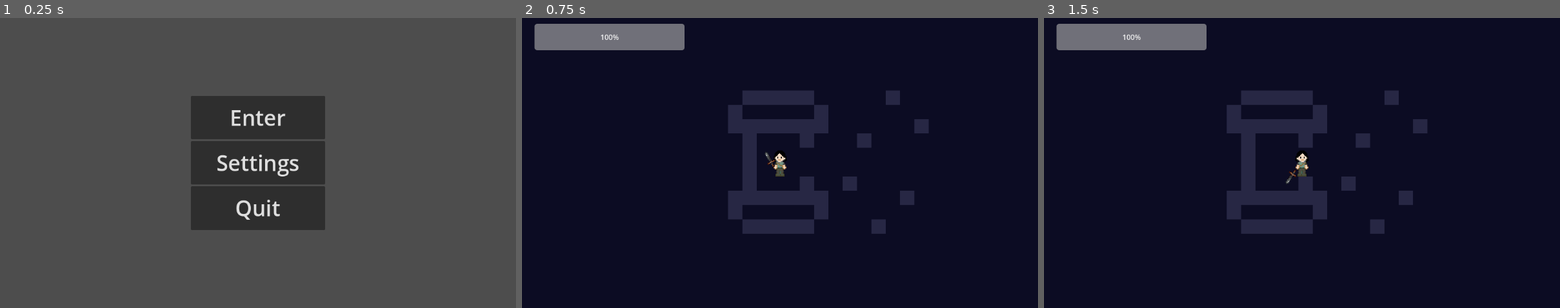
Above: before the commit, frames 1-3 (left to right).
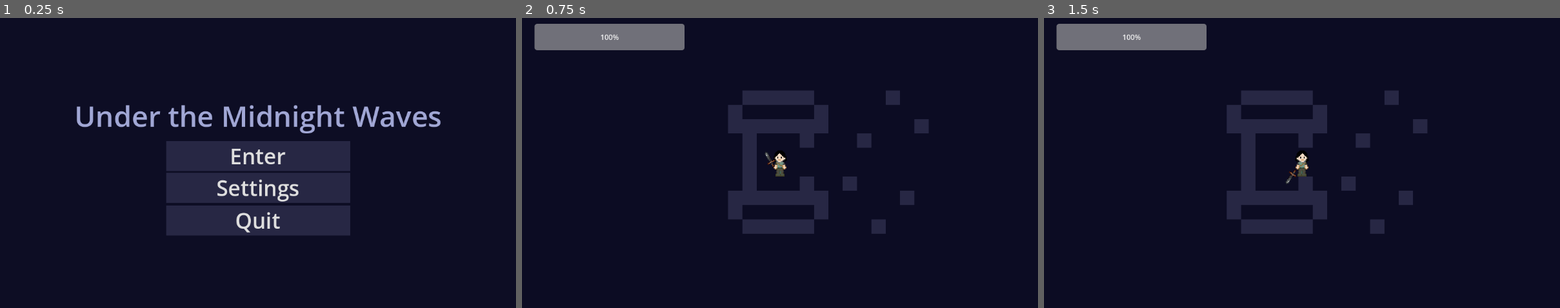
Above: after the commit, the same moments.

Repository: vilu350/Flying-Cats-Studio
Game: Godot game, scene res://scenes/main_menu.tscn
The game is run twice, just before and just after one commit, with the same random seed, the same clock (stepped at 60 frames per second) and the same inputs. The engine's default icon, where the game draws it, is replaced by a stand-in: a white triangle on a blue panel in a dark square.
Inputs (mouse positions are in pixels of both pictures, inside the frame that each line leads up to):
- Up to frame 1 (0.25 s): no input
- Up to frame 2 (0.75 s): click "Enter" at 0.5 s
- Up to frame 3 (1.5 s): tap Enter at 1.25 s; move the mouse to (1415, 148) at 1.27 s; press the mouse at (1415, 148) at 1.28 s; hold D (move_right) from 1.28 s (still down)

The runs differ from the first frame. In frame 1, 94% of the frame differs, in the area x 0-100%, y 0-100%; in frame 2, nothing differs; in frame 3, nothing differs.

Commit message:
added bgm

Diff:
--- a/flying-cats-studio/main_menu.tres
+++ b/flying-cats-studio/main_menu.tres
@@ -1,5 +1,17 @@
-[gd_resource type="Theme" format=3 uid="uid://cp3t3gwqv0hss"]
+[gd_resource type="Theme" load_steps=4 format=3 uid="uid://cp3t3gwqv0hss"]
+
+[sub_resource type="StyleBoxFlat" id="StyleBoxFlat_m86qt"]
+bg_color = Color(0.2634077, 0.2638561, 0.43286964, 1)
+
+[sub_resource type="StyleBoxFlat" id="StyleBoxFlat_qcqu0"]
+bg_color = Color(0.15294118, 0.15294118, 0.26666668, 1)
+
+[sub_resource type="StyleBoxFlat" id="StyleBoxFlat_u88ro"]
+bg_color = Color(0.37903148, 0.3811298, 0.59217614, 1)
 
 [resource]
 Button/font_sizes/font_size = 48
+Button/styles/hover = SubResource("StyleBoxFlat_m86qt")
+Button/styles/normal = SubResource("StyleBoxFlat_qcqu0")
+Button/styles/pressed = SubResource("StyleBoxFlat_u88ro")
 Label/font_sizes/font_size = 32
--- a/flying-cats-studio/project.godot
+++ b/flying-cats-studio/project.godot
@@ -44,15 +44,15 @@
 }
 move_up={
 "deadzone": 0.2,
-"events": [Object(InputEventKey,"resource_local_to_scene":fa …(140 unchanged characters)… d":false,"keycode":0,"physical_keycode":4194320,"key_label":0,"unicode":0,"location":0,"echo":false,"script":null)
-, Object(InputEventKey,"resource_local_to_scene":false,"reso …(131 unchanged characters)… d":false,"keycode":0,"physical_keycode":87,"key_label":0,"unicode":119,"location":0,"echo":false,"script":null)
+"events": [Object(InputEventKey,"resource_local_to_scene":fa …(140 unchanged characters)… d":false,"keycode":0,"physical_keycode":87,"key_label":0,"unicode":119,"location":0,"echo":false,"script":null)
+, Object(InputEventKey,"resource_local_to_scene":false,"reso …(131 unchanged characters)… d":false,"keycode":0,"physical_keycode":4194320,"key_label":0,"unicode":0,"location":0,"echo":false,"script":null)
 , Object(InputEventJoypadMotion,"resource_local_to_scene":false,"resource_name":"","device":-1,"axis":1,"axis_value":-1.0,"script":null)
 ]
 }
 move_down={
 "deadzone": 0.2,
-"events": [Object(InputEventKey,"resource_local_to_scene":fa …(140 unchanged characters)… d":false,"keycode":0,"physical_keycode":4194322,"key_label":0,"unicode":0,"location":0,"echo":false,"script":null)
-, Object(InputEventKey,"resource_local_to_scene":false,"reso …(131 unchanged characters)… d":false,"keycode":0,"physical_keycode":83,"key_label":0,"unicode":115,"location":0,"echo":false,"script":null)
+"events": [Object(InputEventKey,"resource_local_to_scene":fa …(140 unchanged characters)… d":false,"keycode":0,"physical_keycode":83,"key_label":0,"unicode":115,"location":0,"echo":false,"script":null)
+, Object(InputEventKey,"resource_local_to_scene":false,"reso …(131 unchanged characters)… d":false,"keycode":0,"physical_keycode":4194322,"key_label":0,"unicode":0,"location":0,"echo":false,"script":null)
 , Object(InputEventJoypadMotion,"resource_local_to_scene":false,"resource_name":"","device":-1,"axis":1,"axis_value":1.0,"script":null)
 ]
 }
--- /dev/null
+++ b/flying-cats-studio/scenes/main_menu.gdshader
@@ -0,0 +1,14 @@
+shader_type canvas_item;
+
+void vertex() {
+	// Called for every vertex the material is visible on.
+}
+
+void fragment() {
+	// Called for every pixel the material is visible on.
+}
+
+//void light() {
+//	// Called for every pixel for every light affecting the CanvasItem.
+//	// Uncomment to replace the default light processing function with this one.
+//}
--- a/flying-cats-studio/scenes/main_menu.tscn
+++ b/flying-cats-studio/scenes/main_menu.tscn
@@ -6,7 +6,7 @@
 [ext_resource type="Theme" uid="uid://cp3t3gwqv0hss" path="res://main_menu.tres" id="2_rtw2f"]
 [ext_resource type="Script" uid="uid://c7lmsjtar7lsp" path="res://scripts/controls.gd" id="3_bqqt6"]
 [ext_resource type="Script" uid="uid://bfci0f2yap2jj" path="res://scripts/language.gd" id="4_wu84c"]
-[ext_resource type="AudioStream" uid="uid://bnc765c6uxujx" path="res://assets-sound/infinite-amethyst-128-ytshorts.savetube.me.mp3" id="7_oa1go"]
+[ext_resource type="AudioStream" uid="uid://dbnr6anjmpxqj" path="res://assets-sound/727803__metris__underwater-choir-soundscape.wav" id="7_oa1go"]
 
 [node name="MainMenu" type="Control" node_paths=PackedStringArray("menu", "main_settings", "video_settings", "audio_set …(184 unchanged characters)…
 layout_mode = 3
@@ -32,6 +32,16 @@
 controls_button = NodePath("Settings/Control3/Controls")
 language_button = NodePath("Settings/Control4/Language")
 
+[node name="ColorRect" type="ColorRect" parent="."]
+layout_mode = 1
+anchors_preset = 15
+anchor_right = 1.0
+anchor_bottom = 1.0
+grow_horizontal = 2
+grow_vertical = 2
+color = Color(0.050980393, 0.050980393, 0.14117648, 1)
+metadata/_edit_use_anchors_ = true
+
 [node name="Menu" type="VBoxContainer" parent="."]
 visible = false
 custom_minimum_size = Vector2(100, 100)
@@ -45,6 +55,13 @@
 grow_vertical = 2
 metadata/_edit_use_anchors_ = true
 
+[node name="Label" type="Label" parent="Menu"]
+layout_mode = 2
+theme_override_colors/font_color = Color(0.63127995, 0.65436, 0.8366534, 1)
+theme_override_font_sizes/font_size = 64
+text = "Under the Midnight Waves"
+horizontal_alignment = 1
+
 [node name="Control" type="Control" parent="Menu"]
 layout_mode = 2
 size_flags_horizontal = 5
@@ -52,14 +69,17 @@
 
 [node name="Enter" type="Button" parent="Menu/Control"]
 layout_mode = 1
-anchors_preset = 15
-anchor_right = 1.0
-anchor_bottom = 1.0
+anchors_preset = -1
+anchor_left = 0.24908648
+anchor_top = 0.13636364
+anchor_right = 0.7503045
+anchor_bottom = 1.1515151
 grow_horizontal = 2
 grow_vertical = 2
 pivot_offset = Vector2(50, 15.5)
 theme = ExtResource("2_rtw2f")
 text = "Enter"
+metadata/_edit_use_anchors_ = true
 
 [node name="Control2" type="Control" parent="Menu"]
 layout_mode = 2
@@ -68,14 +88,19 @@
 
 [node name="Settings" type="Button" parent="Menu/Control2"]
 layout_mode = 1
-anchors_preset = 15
-anchor_right = 1.0
-anchor_bottom = 1.0
+anchors_preset = -1
+anchor_left = 0.25152254
+anchor_top = 0.14925373
+anchor_right = 0.75274056
+anchor_bottom = 1.1492537
+offset_left = -2.0
+offset_right = -2.0
 grow_horizontal = 2
 grow_vertical = 2
 pivot_offset = Vector2(50, 15.5)
 theme = ExtResource("2_rtw2f")
 text = "Settings"
+metadata/_edit_use_anchors_ = true
 
 [node name="Control3" type="Control" parent="Menu"]
 layout_mode = 2
@@ -84,14 +109,19 @@
 
 [node name="Quit" type="Button" parent="Menu/Control3"]
 layout_mode = 1
-anchors_preset = 15
-anchor_right = 1.0
-anchor_bottom = 1.0
+anchors_preset = -1
+anchor_left = 0.25152254
+anchor_top = 0.17910448
+anchor_right = 0.75274056
+anchor_bottom = 1.1791044
+offset_left = -2.0
+offset_right = -2.0
 grow_horizontal = 2
 grow_vertical = 2
 pivot_offset = Vector2(50, 15.5)
 theme = ExtResource("2_rtw2f")
 text = "Quit"
+metadata/_edit_use_anchors_ = true
 
 [node name="Settings" type="VBoxContainer" parent="."]
 visible = false
@@ -211,10 +241,10 @@
 custom_minimum_size = Vector2(395, 350)
 layout_mode = 1
 anchors_preset = -1
-anchor_left = 0.32855904
-anchor_top = 0.22993827
-anchor_right = 0.67144096
-anchor_bottom = 0.77006173
+anchor_left = 0.24175347
+anchor_top = 0.14969136
+anchor_right = 0.75824654
+anchor_bottom = 0.9984568
 offset_left = 100.0
 offset_top = 100.0
 offset_right = -100.0
--- a/flying-cats-studio/scenes/test_map.tscn
+++ b/flying-cats-studio/scenes/test_map.tscn
@@ -10,7 +10,7 @@
 [ext_resource type="PackedScene" uid="uid://c6jdy63yw6711" path="res://scenes/maze_map.tscn" id="4_u56q5"]
 [ext_resource type="PackedScene" uid="uid://c3mu8pnvukvue" path="res://scenes/collectable.tscn" id="5_bdpbv"]
 [ext_resource type="PackedScene" uid="uid://d0ebsba5fj3t6" path="res://scenes/Health_Bar.tscn" id="6_ss0f2"]
-[ext_resource type="AudioStream" uid="uid://bf6lwfiye11wp" path="res://assets-sound/otherside-128-ytshorts.savetube.me.mp3" id="11_4mr4y"]
+[ext_resource type="AudioStream" uid="uid://cdsgxqt03rrs6" path="res://assets-sound/592086__soundflakes__soundflakes-horizon-of-the-unknown.mp3" id="11_4mr4y"]
 
 [node name="TestMap" type="Node2D"]
 script = ExtResource("1_t8dge")
@@ -96,6 +96,6 @@
 
 [node name="MapMusic" type="AudioStreamPlayer" parent="."]
 stream = ExtResource("11_4mr4y")
-volume_db = -12.881
+volume_db = 13.835
 autoplay = true
 bus = &"Music"
Not shown, added: flying-cats-studio/assets-sound/592086__soundflakes__soundflakes-horizon-of-the-unknown.mp3.import
Not shown, added: flying-cats-studio/assets-sound/727803__metris__underwater-choir-soundscape.wav.import
Not shown, added: flying-cats-studio/scenes/main_menu.gdshader.uid
Not shown, changed: flying-cats-studio/.DS_Store
Not shown, added: flying-cats-studio/assets-sound/592086__soundflakes__soundflakes-horizon-of-the-unknown.mp3
Not shown, added: flying-cats-studio/assets-sound/727803__metris__underwater-choir-soundscape.wav
